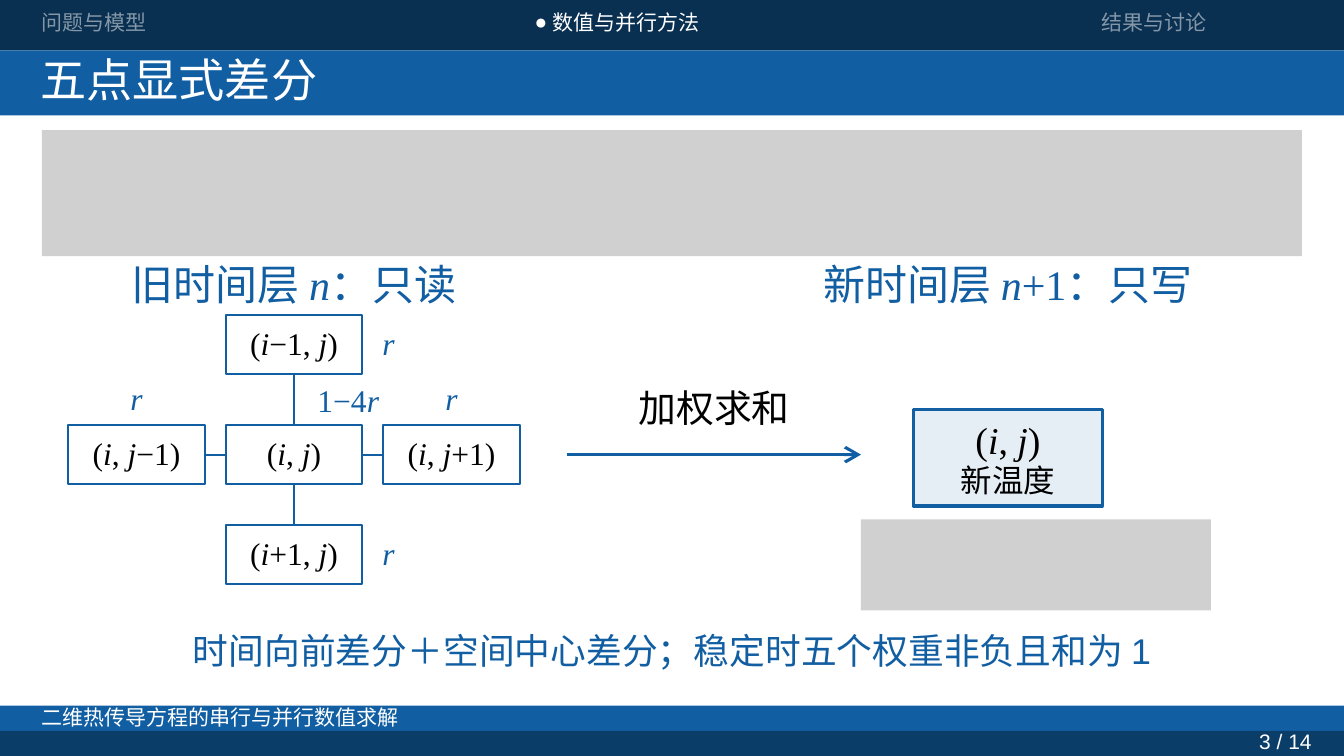
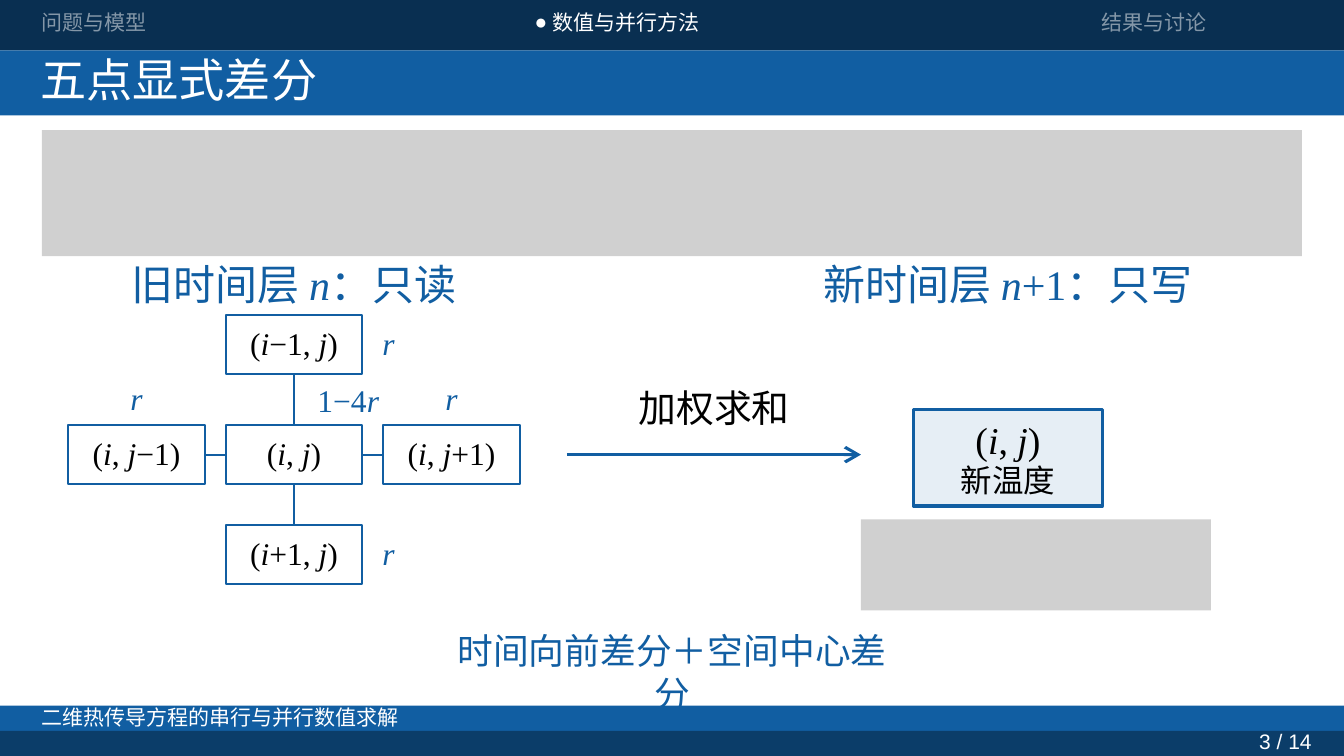
Before and after one commit to JunQianNuo/parallel-heat-solver, a slide deck: slide 3 of report/presentation/current/presentation-v5-wps.pptx. Drawn at 1344x756 pixels with LibreOffice and Linux fonts; fonts in the diff are those of the drawing; grey boxes stand for pictures. Boxes give left, top, right and bottom in pixels: in the first picture for what was removed or moved away, otherwise in the second. Text is boxed around its words. In the diff, an @@ line names an element or a change of style, - is before the commit and + after.

```diff
--- a/report/presentation/current/presentation-v5-wps.pptx
+++ b/report/presentation/current/presentation-v5-wps.pptx
@@ text at [457,634,886,667]: text changed @@
-时间向前差分＋空间中心差分；稳定时五个权重非负且和为 1
+时间向前差分＋空间中心差分
```
Also in this commit, not shown: 8 other slides changed, 1 slide added, 23 other files.
